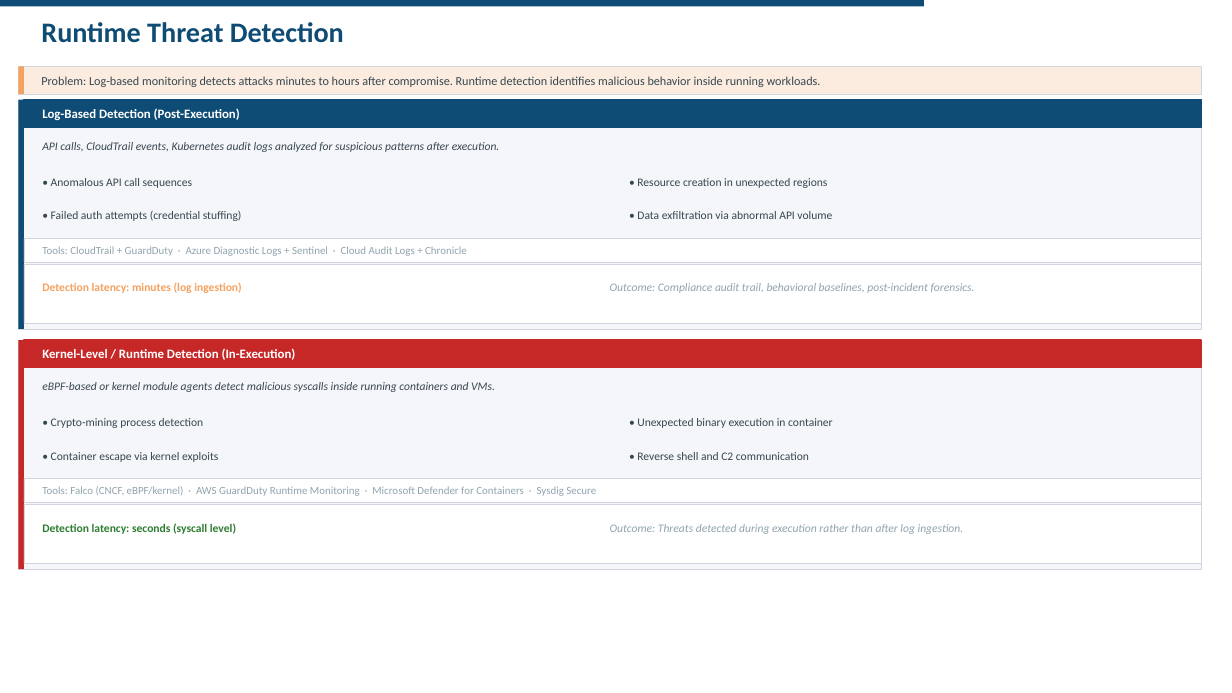
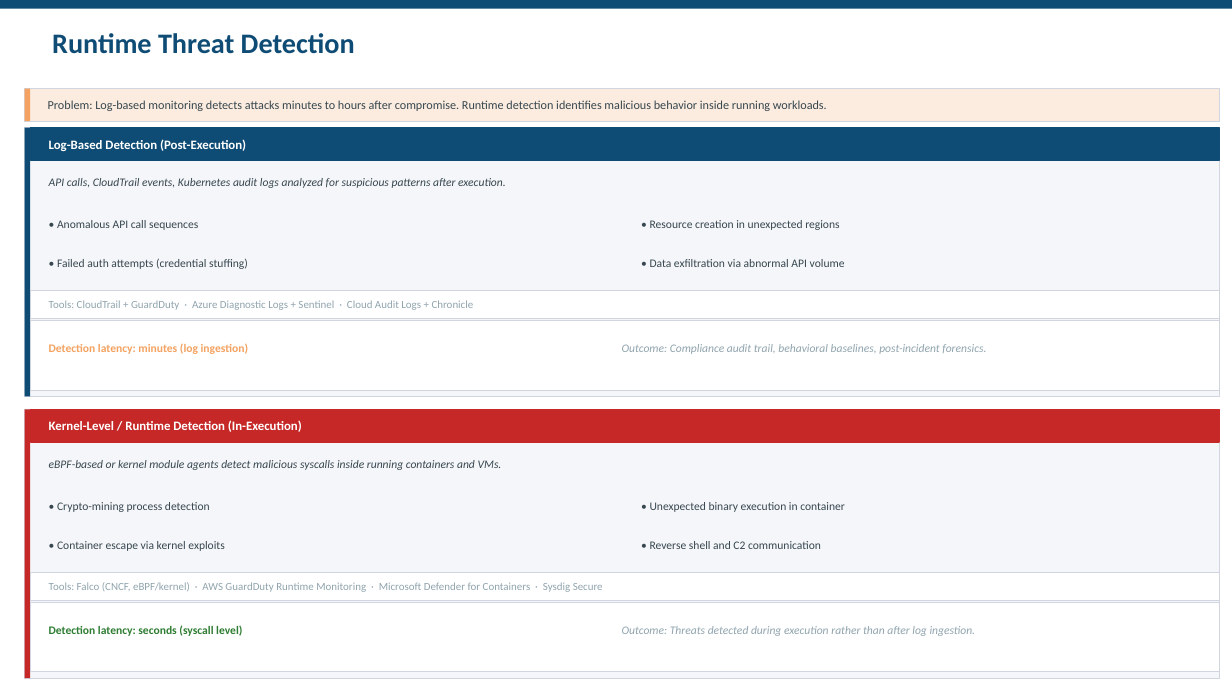
Before and after one commit to eransh10/Security-Architecture-Guidelines-Best-Practices, a slide deck: slide 30 of Cloud/cloud_security_architecture_deck.pptx. Drawn at 1232x693 pixels with LibreOffice and Linux fonts; fonts in the diff are those of the drawing. Boxes give left, top, right and bottom in pixels: in the first picture for what was removed or moved away, otherwise in the second. Text is boxed around its words. In the diff, an @@ line names an element or a change of style, - is before the commit and + after.

Commit message:
sync cloud deck: 45-slide expanded version (Advanced Security Domains)

```diff
--- a/Cloud/cloud_security_architecture_deck.pptx
+++ b/Cloud/cloud_security_architecture_deck.pptx
@@ rectangle: place and size @@
-rectangle at box(0, 0, 924, 6)
+rectangle at box(0, 0, 1232, 8)
@@ text "Runtime Threat Detection": place and size @@
-text "Runtime Threat Detection" at box(41, 22, 344, 43)
+text "Runtime Threat Detection" at box(52, 33, 355, 54)
@@ rectangle: place and size @@
-rectangle at box(18, 67, 1202, 94)
+rectangle at box(25, 89, 1220, 121)
@@ rectangle: place and size @@
-rectangle at box(18, 67, 24, 94)
+rectangle at box(25, 89, 30, 121)
@@ text "Problem: Log-based monitoring detects attacks ...": place and size @@
-text "Problem: Log-based monitoring detects attacks ..." at box(41, 76, 821, 87)
+text "Problem: Log-based monitoring detects attacks ..." at box(48, 100, 827, 111)
@@ rectangle: place and size @@
-rectangle at box(18, 100, 1202, 329)
+rectangle at box(25, 128, 1220, 396)
@@ rectangle: place and size @@
-rectangle at box(18, 100, 24, 329)
+rectangle at box(25, 128, 30, 396)
@@ rectangle: place and size @@
-rectangle at box(24, 100, 1202, 128)
+rectangle at box(30, 128, 1220, 160)
@@ text "Log-Based Detection (Post-Execution)": place and size @@
-text "Log-Based Detection (Post-Execution)" at box(42, 108, 240, 120)
+text "Log-Based Detection (Post-Execution)" at box(49, 139, 246, 151)
@@ text "API calls, CloudTrail events, Kubernetes ...": place and size @@
-text "API calls, CloudTrail events, Kubernetes ..." at box(42, 142, 500, 152)
+text "API calls, CloudTrail events, Kubernetes ..." at box(49, 178, 506, 188)
@@ text "• Anomalous API call sequences": place and size @@
-text "• Anomalous API call sequences" at box(51, 178, 192, 188)
+text "• Anomalous API call sequences" at box(57, 220, 198, 230)
@@ text "• Resource creation in unexpected ...": place and size @@
-text "• Resource creation in unexpected ..." at box(637, 178, 827, 188)
+text "• Resource creation in unexpected ..." at box(650, 220, 839, 230)
@@ text "• Failed auth attempts (credential ...": place and size @@
-text "• Failed auth attempts (credential ..." at box(51, 211, 242, 221)
+text "• Failed auth attempts (credential ..." at box(57, 258, 248, 269)
@@ text "• Data exfiltration via abnormal ...": place and size @@
-text "• Data exfiltration via abnormal ..." at box(637, 211, 832, 219)
+text "• Data exfiltration via abnormal ..." at box(650, 259, 845, 267)
@@ rectangle: place and size @@
-rectangle at box(24, 238, 1202, 262)
+rectangle at box(30, 290, 1220, 318)
@@ text "Tools: CloudTrail + GuardDuty · ...": place and size @@
-text "Tools: CloudTrail + GuardDuty · ..." at box(42, 246, 467, 256)
+text "Tools: CloudTrail + GuardDuty · ..." at box(49, 300, 474, 310)
@@ rectangle: place and size @@
-rectangle at box(24, 264, 1202, 323)
+rectangle at box(30, 321, 1220, 390)
@@ text "Detection latency: minutes (log ingestion)": place and size @@
-text "Detection latency: minutes (log ingestion)" at box(42, 282, 241, 293)
+text "Detection latency: minutes (log ingestion)" at box(49, 343, 248, 354)
@@ text "Outcome: Compliance audit trail, behavioral ...": place and size @@
-text "Outcome: Compliance audit trail, behavioral ..." at box(610, 283, 975, 293)
+text "Outcome: Compliance audit trail, behavioral ..." at box(622, 344, 986, 354)
@@ rectangle: place and size @@
-rectangle at box(18, 340, 1202, 569)
+rectangle at box(25, 409, 1220, 678)
@@ rectangle: place and size @@
-rectangle at box(18, 340, 24, 569)
+rectangle at box(25, 409, 30, 678)
@@ rectangle: place and size @@
-rectangle at box(24, 340, 1202, 368)
+rectangle at box(30, 409, 1220, 442)
@@ text "Kernel-Level / Runtime Detection (In-Execution)": place and size @@
-text "Kernel-Level / Runtime Detection (In-Execution)" at box(42, 348, 296, 360)
+text "Kernel-Level / Runtime Detection (In-Execution)" at box(49, 420, 302, 432)
@@ text "eBPF-based or kernel module agents ...": place and size @@
-text "eBPF-based or kernel module agents ..." at box(42, 382, 495, 392)
+text "eBPF-based or kernel module agents ..." at box(49, 460, 502, 470)
@@ text "• Crypto-mining process detection": place and size @@
-text "• Crypto-mining process detection" at box(51, 418, 204, 428)
+text "• Crypto-mining process detection" at box(57, 502, 210, 512)
@@ text "• Unexpected binary execution in ...": place and size @@
-text "• Unexpected binary execution in ..." at box(637, 418, 833, 428)
+text "• Unexpected binary execution in ..." at box(650, 502, 845, 512)
@@ text "• Container escape via kernel ...": place and size @@
-text "• Container escape via kernel ..." at box(51, 452, 218, 462)
+text "• Container escape via kernel ..." at box(57, 541, 224, 551)
@@ text "• Reverse shell and C2 ...": place and size @@
-text "• Reverse shell and C2 ..." at box(637, 452, 809, 460)
+text "• Reverse shell and C2 ..." at box(650, 541, 821, 549)
@@ rectangle: place and size @@
-rectangle at box(24, 479, 1202, 503)
+rectangle at box(30, 572, 1220, 600)
@@ text "Tools: Falco (CNCF, eBPF/kernel) · ...": place and size @@
-text "Tools: Falco (CNCF, eBPF/kernel) · ..." at box(42, 486, 596, 496)
+text "Tools: Falco (CNCF, eBPF/kernel) · ..." at box(49, 582, 603, 592)
@@ rectangle: place and size @@
-rectangle at box(24, 505, 1202, 564)
+rectangle at box(30, 603, 1220, 672)
@@ text "Detection latency: seconds (syscall level)": place and size @@
-text "Detection latency: seconds (syscall level)" at box(42, 523, 236, 534)
+text "Detection latency: seconds (syscall level)" at box(49, 625, 242, 636)
@@ text "Outcome: Threats detected during execution ...": place and size @@
-text "Outcome: Threats detected during execution ..." at box(610, 524, 964, 534)
+text "Outcome: Threats detected during execution ..." at box(622, 626, 976, 636)
```
Also in this commit, not shown: 44 other slides changed.
